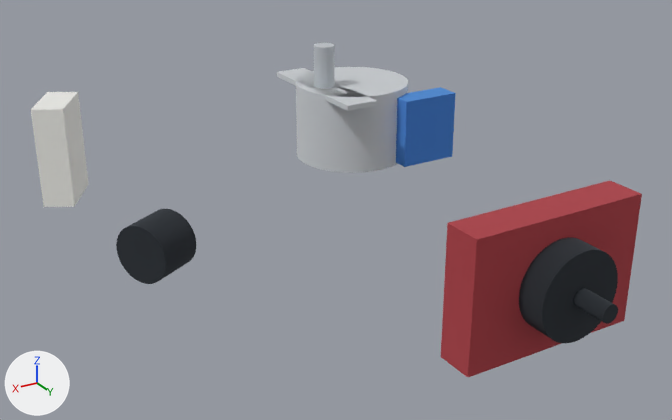
What one commit did to the glTF model diseño_maqueta/outputs/fase2_base_componentes.glb.
Rendered twice from a 50 mm lens placed at (0.1118, 0.1918, 0.1), pointed at (0.0162, 0.0326, 0.0204). Arrows for +X, +Y and +Z are at lower left; the lights stay in place. The first picture is the older version. Where no turn or scale is listed for an object, it has been applied to the vertices.

The first picture shows '=>[0:1:1:10]', '=>[0:1:1:12]', '=>[0:1:1:14]', '=>[0:1:1:16]', '=>[0:1:1:18]', '=>[0:1:1:20]', '=>[0:1:1:4]', '=>[0:1:1:6]', '=>[0:1:1:8]'.
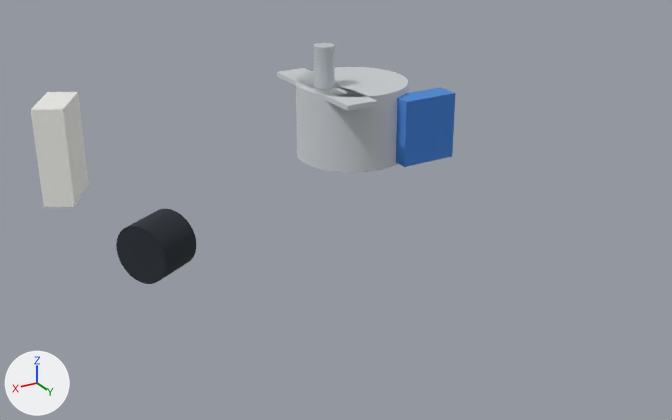
Commit message: Maqueta: quita el joystick KY-023 de la base

Changed parts and their boxes [x1, y1, x2, y2] in the pictures (672 x 420 px):
'=>[0:1:1:16]', deleted (pink): before [441, 181, 642, 377]
'=>[0:1:1:18]', deleted: before [519, 237, 618, 343]
'=>[0:1:1:20]', deleted: before [573, 288, 618, 324]

The change, as a diff of the scene's bpy script:
```diff
--- a/diseño_maqueta/outputs/fase2_base_componentes.glb.py
+++ b/diseño_maqueta/outputs/fase2_base_componentes.glb.py
@@ ob_0_1_1_16 @@
-ob_0_1_1_16 = bpy.data.objects.new('=>[0:1:1:16]', me_solid_006)
-ob_0_1_1_16.location = (0.0195, 0.0755, 0.0075)
@@ ob_0_1_1_18 @@
-ob_0_1_1_18 = bpy.data.objects.new('=>[0:1:1:18]', me_solid_007)
-ob_0_1_1_18.location = (0.0, 0.0835, 0.021)
@@ ob_0_1_1_20 @@
-ob_0_1_1_20 = bpy.data.objects.new('=>[0:1:1:20]', me_solid_008)
-ob_0_1_1_20.location = (0.0, 0.0885, 0.021)
```
